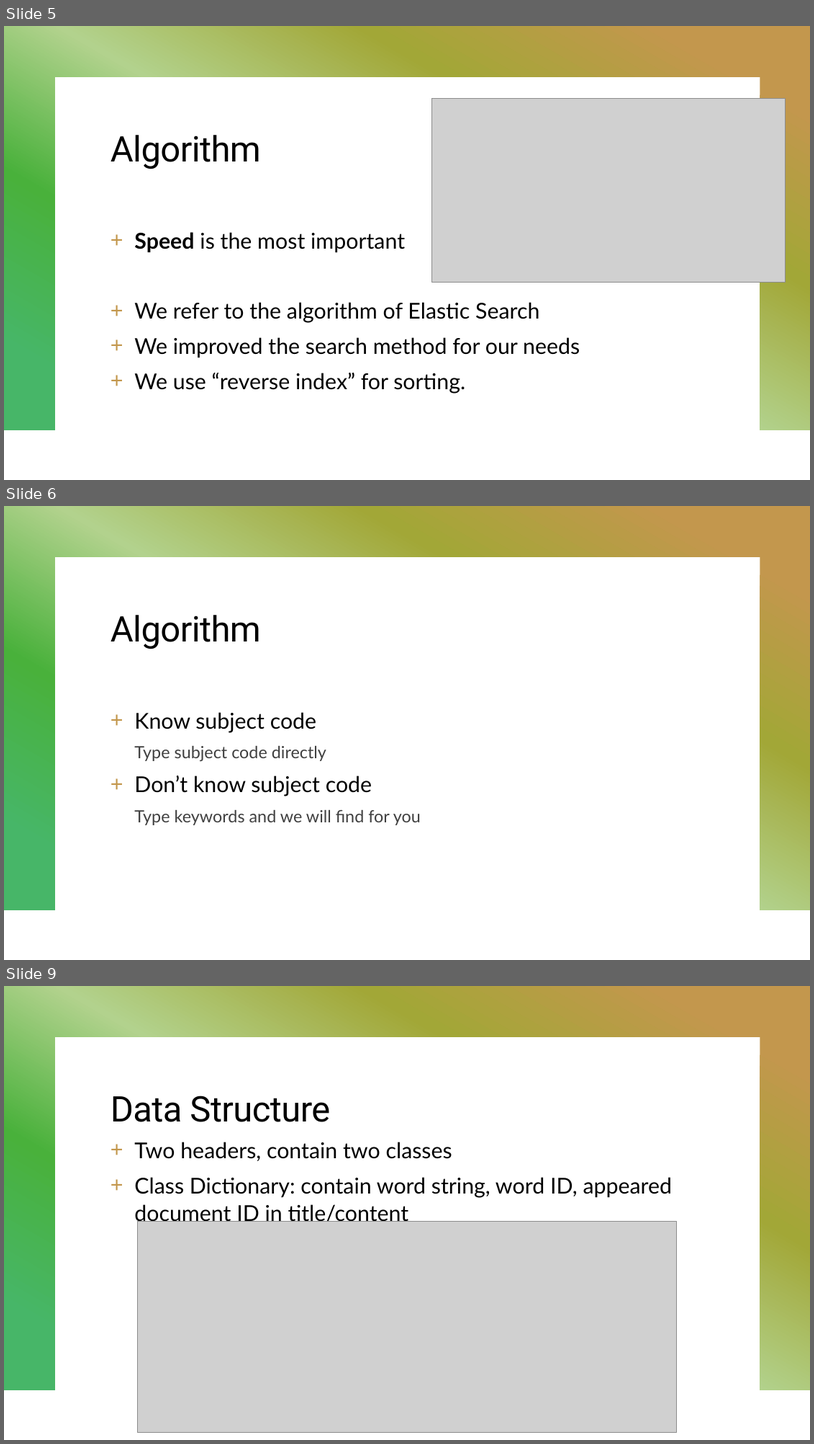
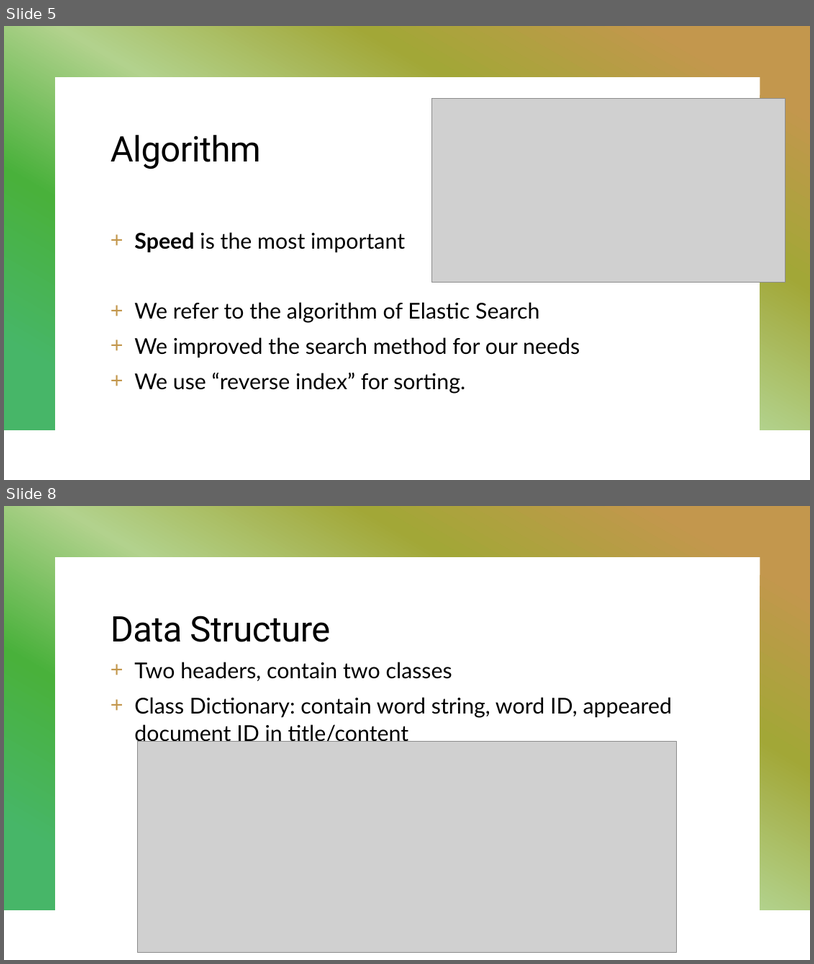
Before and after one commit to guomaimang/Moon-Spork, a slide deck: Report and Presentation/Presentation Powerpoint.pptx. Shown one above the other, each under a label of ours: slides 5, 6 and 9 before the commit, slides 5 and 8 after it; the slides between them are not shown. The pictures are 814x1444 and 814x964 pixels, drawn with LibreOffice and Linux fonts; fonts in the diff are those of the drawing; grey boxes stand for pictures. Boxes give left, top, right and bottom in pixels: in the first picture for what was removed or moved away, otherwise in the second. Text is boxed around its words. In the diff, an @@ line names an element or a change of style, - is before the commit and + after.

```diff
--- a/Report and Presentation/Presentation Powerpoint.pptx
+++ b/Report and Presentation/Presentation Powerpoint.pptx
@@ slide 6 removed at <box>4,506,810,960</box>, background #FFFFFF; not listed: 1 template element that a slide beside it also shows @@
@@ title removed at <box>111,615,261,649</box> @@
-Algorithm
@@ text removed at <box>134,712,421,825</box> @@
-+ Know subject code
-  Type subject code directly
-+ Don’t know subject code
-  Type keywords and we will find for you
@@ what was slide 9 is now slide 8 @@
```
Also in this commit, not shown: 2 slides changed, 1 slide added, 1 other slide removed, 2 other files.
